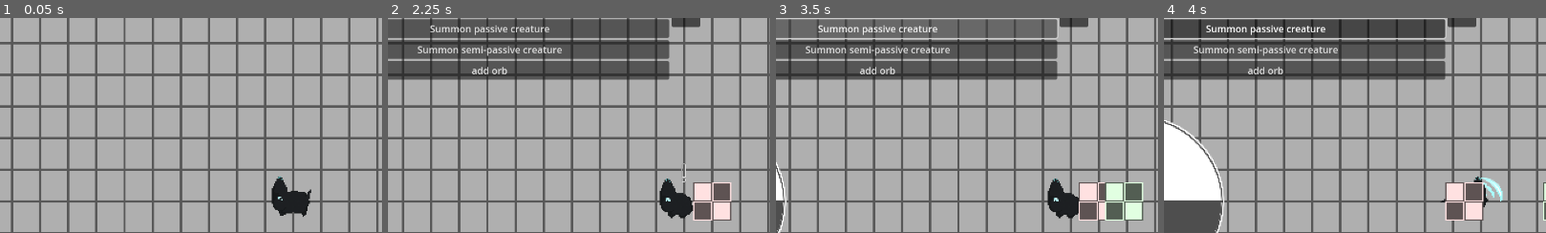
Above: before the commit, frames 1-4 (left to right).
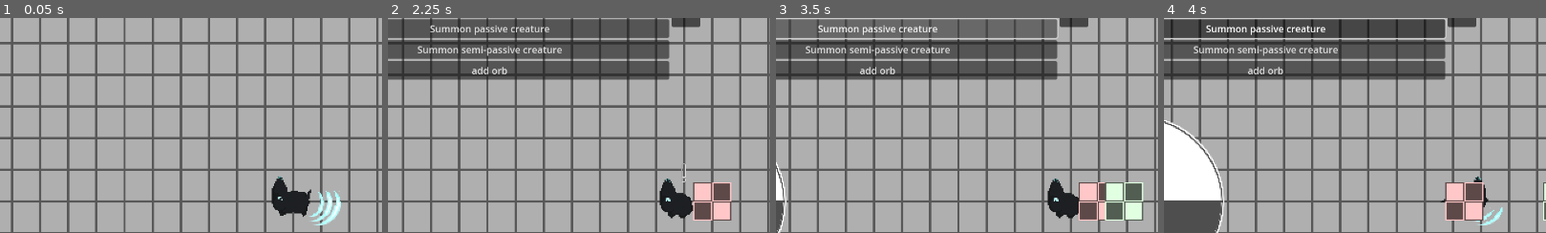
Above: after the commit, the same moments.

Repository: deerformera/neruka
Game: Godot game, scene res://worlds/world.tscn
Same seed, same stepped clock (60 frames per second), same inputs: the game is played once before the commit and once after it.
Inputs (mouse positions are % of the whole screen's width and height, from its top left):
- Up to frame 1 (0.05 s): no input
- Up to frame 2 (2.25 s): click ">" at 0.5 s; click (50, 50) at 1.25 s; click "Summon active creature" at 2 s
- Up to frame 3 (3.5 s): click "Summon passive creature" at 2.75 s
- Up to frame 4 (4 s): move the mouse to (72, 45) at 3.52 s; hold D (n_right) from 3.53 s (still down); hold Space (n_attack) from 3.53 s (still down)
The pictures show only the part of the screen within x 12-62%, y 7-57%; the shares and areas given below are measured in that part.

The runs differ from the first frame. In frame 1, 0.6% of the frame differs, in the area x 81-90%, y 80-97%; in frame 2, 0.8%; in frame 3, 0.5%; in frame 4, 1.2%, in the area x 73-89%, y 74-97%.

Commit message:
equipment effect

Diff:
--- /dev/null
+++ b/assets/damage_output.tscn
@@ -0,0 +1,26 @@
+[gd_scene load_steps=2 format=3 uid="uid://bde7r7j1jg3vh"]
+
+[sub_resource type="GDScript" id="GDScript_1sljn"]
+script/source = "extends Node2D
+
+func _ready():
+	var tw = create_tween()
+	tw.finished.connect(func(): queue_free())
+	tw.tween_property(self, \"position:y\", position.y - 20, 0.2).set_ease(Tween.EASE_OUT).set_trans(Tween.TRANS_CIRC)
+	tw.play()
+"
+
+[node name="DamageOutput" type="Node2D"]
+scale = Vector2(0.5, 0.5)
+script = SubResource("GDScript_1sljn")
+
+[node name="Label" type="Label" parent="."]
+anchors_preset = 15
+anchor_right = 1.0
+anchor_bottom = 1.0
+grow_horizontal = 2
+grow_vertical = 2
+size_flags_horizontal = 4
+theme_override_colors/font_outline_color = Color(0, 0, 0, 1)
+theme_override_constants/outline_size = 2
+text = "Lorem"
--- a/assets/equipment_item.tscn
+++ b/assets/equipment_item.tscn
@@ -4,19 +4,20 @@
 script/source = "extends HBoxContainer
 
 func set_item(type, id):
-	$Label.text = str(id)
-	$Button.pressed.connect(func():
-		Player.equipped[type] = id)
+	$ItemButton.text = str(id)
+	$UseButton.pressed.connect(func():
+		Player.equip(type, id))
 "
 
 [node name="EquipmentItem" type="HBoxContainer"]
 script = SubResource("GDScript_2wy32")
 
-[node name="Label" type="Label" parent="."]
+[node name="ItemButton" type="Button" parent="."]
 layout_mode = 2
 size_flags_horizontal = 3
+focus_mode = 0
 
-[node name="Button" type="Button" parent="."]
+[node name="UseButton" type="Button" parent="."]
 custom_minimum_size = Vector2(48, 48)
 layout_mode = 2
 focus_mode = 0
--- a/assets/indicator_boss.tscn
+++ b/assets/indicator_boss.tscn
@@ -18,6 +18,7 @@
 anchor_bottom = 1.0
 grow_horizontal = 2
 grow_vertical = 2
+mouse_filter = 2
 theme_override_constants/margin_left = 200
 theme_override_constants/margin_top = 50
 theme_override_constants/margin_right = 200
--- /dev/null
+++ b/assets/modules/ability.json
@@ -0,0 +1,4 @@
+{
+	"1": "",
+	"2": ""
+}
--- /dev/null
+++ b/assets/modules/claw.json
@@ -0,0 +1,4 @@
+{
+	"1": "Increase damage",
+	"2": "Increase size"
+}
--- /dev/null
+++ b/assets/modules/claw1.gd
@@ -0,0 +1,7 @@
+extends Node
+
+func _ready():
+	$"../..".damage += 10
+
+func _exit_tree():
+	$"../..".damage -= 10
--- /dev/null
+++ b/assets/modules/claw2.gd
@@ -0,0 +1,11 @@
+extends Node
+
+func _ready():
+	$"../../AttackArea/CollisionShape2D".shape.size *= 2
+	$"../../AttackArea/CollisionShape2D".position.x *= 2
+	$"../../SlashSprite".scale *= 2
+
+func _exit_tree():
+	$"../../AttackArea/CollisionShape2D".shape.size /= 2
+	$"../../AttackArea/CollisionShape2D".position.x /= 2
+	$"../../SlashSprite".scale /= 2
--- /dev/null
+++ b/assets/modules/consumable.json
@@ -0,0 +1,4 @@
+{
+	"1": "",
+	"2": ""
+}
--- /dev/null
+++ b/assets/modules/sight.json
@@ -0,0 +1,4 @@
+{
+	"1":"",
+	"2":""
+}
--- /dev/null
+++ b/assets/modules/sight1.gd
@@ -0,0 +1,7 @@
+extends Node
+
+func _ready():
+	$"../../Camera2D".zoom -= Vector2(0.5, 0.5)
+
+func _exit_tree():
+	$"../../Camera2D".zoom += Vector2(0.5, 0.5)
--- /dev/null
+++ b/assets/modules/sight2.gd
@@ -0,0 +1 @@
+extends Node
--- a/characters/cat/cat.gd
+++ b/characters/cat/cat.gd
@@ -1,12 +1,11 @@
 extends CharacterBody2D
 
 signal damaged
-signal pick
 
 @export_category("Properties")
-@export_range(0, 9999) var health = 1
+@export_range(0, 9999) var health = 10
 @export_range(0, 9999) var damage = 1
-@export_range(0, 9999) var speed = 1
+@export_range(0, 9999) var speed = 200
 
 @onready var animstate: AnimationNodeStateMachinePlayback = $AnimationTree.get("parameters/playback")
 @onready var tween: Tween
@@ -14,22 +13,18 @@
 	$LeapSprite.scale = Vector2(0, 1)
 	$LeapSprite.visible = true
 	create_tween().tween_property($LeapSprite, "scale", Vector2(1, 1), 0.25).set_trans(Tween.TRANS_CIRC).set_ease(Tween.EASE_OUT))
-@onready var slash = preload("res://assets/slash.tscn")
 
 var velocity_static: Vector2
 var charge = false
 
 func _ready():
+	equipment()
+
 	self.damaged.connect(func(value: int):
 		animstate.travel("hurt")
 		velocity = Vector2.ZERO
 		self.health -= value
 		if self.health <= 0: self.die())
-
-	var t = Utils.create_timer(self, 1, func(): print(Player.perks_equipped))
-#	var t = Utils.create_timer(self, 1, func(): print("health: ",health, " - ", "speed: ", speed))
-	t.one_shot = false
-#	t.start()
 
 func _physics_process(_delta):
 	match animstate.get_current_node():
@@ -81,15 +76,21 @@
 			if event.is_action_pressed("n_attack"):
 				animstate.travel("attack1")
 
-
 func attack():
 	tween = create_tween()
 	tween.tween_property(self, "global_position", global_position + velocity_static * 10, 0.1).set_ease(Tween.EASE_OUT).set_trans(Tween.TRANS_EXPO)
 	await get_tree().create_timer(0.05).timeout
 	$AttackArea/CollisionShape2D.disabled = false
-	add_child(slash.instantiate())
+	$SlashSprite.show()
 	await get_tree().create_timer(0.05).timeout
 	$AttackArea/CollisionShape2D.disabled = true
 
 func die():
 	queue_free()
+
+func equipment():
+	$Equipment.get_children().map(func(node): node.queue_free())
+	for type in Player.equipped:
+		if Player.equipped[type] != 0:
+			var eq = load("res://assets/modules/"+type+str(Player.equipped[type])+".gd")
+			$Equipment.add_child(eq.new())
--- a/characters/cat/cat.tscn
+++ b/characters/cat/cat.tscn
@@ -1,9 +1,67 @@
-[gd_scene load_steps=118 format=3 uid="uid://b7mbrqybxoisl"]
+[gd_scene load_steps=125 format=3 uid="uid://b7mbrqybxoisl"]
 
 [ext_resource type="Script" path="res://characters/cat/cat.gd" id="1_in7u4"]
 [ext_resource type="Texture2D" uid="uid://cpymps6ec432t" path="res://characters/cat/cat.png" id="1_y0c4x"]
+[ext_resource type="Texture2D" uid="uid://byy86dpfgkvug" path="res://assets/textures/slash.png" id="3_71yno"]
 
 [sub_resource type="RectangleShape2D" id="RectangleShape2D_pkkab"]
+
+[sub_resource type="Gradient" id="Gradient_6oaxl"]
+colors = PackedColorArray(1, 1, 1, 0, 0.423529, 1, 1, 1)
+
+[sub_resource type="GradientTexture2D" id="GradientTexture2D_ik01q"]
+gradient = SubResource("Gradient_6oaxl")
+width = 150
+height = 40
+
+[sub_resource type="AtlasTexture" id="AtlasTexture_ibrfy"]
+atlas = ExtResource("3_71yno")
+region = Rect2(0, 0, 40, 40)
+
+[sub_resource type="AtlasTexture" id="AtlasTexture_pr1m3"]
+atlas = ExtResource("3_71yno")
+region = Rect2(40, 0, 40, 40)
+
+[sub_resource type="AtlasTexture" id="AtlasTexture_gqslq"]
+atlas = ExtResource("3_71yno")
+region = Rect2(80, 0, 40, 40)
+
+[sub_resource type="AtlasTexture" id="AtlasTexture_gbiwf"]
+atlas = ExtResource("3_71yno")
+region = Rect2(120, 0, 40, 40)
+
+[sub_resource type="SpriteFrames" id="SpriteFrames_aksuy"]
+animations = [{
+"frames": [{
+"duration": 1.0,
+"texture": SubResource("AtlasTexture_ibrfy")
+}, {
+"duration": 1.0,
+"texture": SubResource("AtlasTexture_pr1m3")
+}, {
+"duration": 1.0,
+"texture": SubResource("AtlasTexture_gqslq")
+}, {
+"duration": 1.0,
+"texture": SubResource("AtlasTexture_gbiwf")
+}],
+"loop": false,
+"name": &"default",
+"speed": 40.0
+}]
+
+[sub_resource type="GDScript" id="GDScript_slu4p"]
+script/source = "extends AnimatedSprite2D
+
+func _ready():
+	animation_finished.connect(func(): hide())
+	draw.connect(func():
+		self.rotation = get_parent().velocity_static.angle()
+		self.flip_v = false
+		self.play()
+		if get_parent().animstate.get_current_node() == \"attack2\":
+			flip_v = true)
+"
 
 [sub_resource type="Animation" id="Animation_helbl"]
 resource_name = "attack1_down"
@@ -1305,22 +1363,16 @@
 [sub_resource type="RectangleShape2D" id="RectangleShape2D_xv3rt"]
 size = Vector2(40, 40)
 
-[sub_resource type="Gradient" id="Gradient_6oaxl"]
-colors = PackedColorArray(1, 1, 1, 0, 0.423529, 1, 1, 1)
-
-[sub_resource type="GradientTexture2D" id="GradientTexture2D_ik01q"]
-gradient = SubResource("Gradient_6oaxl")
-width = 150
-height = 40
-
 [node name="Cat" type="CharacterBody2D" groups=["cat"]]
 collision_layer = 2
 collision_mask = 7
 script = ExtResource("1_in7u4")
-speed = 200
 
 [node name="CollisionShape" type="CollisionShape2D" parent="."]
 shape = SubResource("RectangleShape2D_pkkab")
+
+[node name="Camera2D" type="Camera2D" parent="."]
+zoom = Vector2(2, 2)
 
 [node name="Sprite2D" type="Sprite2D" parent="."]
 texture_filter = 1
@@ -1328,7 +1380,20 @@
 texture = ExtResource("1_y0c4x")
 hframes = 10
 vframes = 40
-frame = 76
+frame = 72
+
+[node name="LeapSprite" type="Sprite2D" parent="."]
+visible = false
+texture = SubResource("GradientTexture2D_ik01q")
+centered = false
+offset = Vector2(0, -20)
+
+[node name="SlashSprite" type="AnimatedSprite2D" parent="."]
+show_behind_parent = true
+sprite_frames = SubResource("SpriteFrames_aksuy")
+autoplay = "default"
+offset = Vector2(20, 0)
+script = SubResource("GDScript_slu4p")
 
 [node name="AnimationPlayer" type="AnimationPlayer" parent="."]
 root_node = NodePath("../AnimationTree")
@@ -1349,9 +1414,6 @@
 parameters/normal/walk/blend_position = Vector2(-0.840128, 0.781659)
 script = SubResource("GDScript_5ud76")
 
-[node name="Camera2D" type="Camera2D" parent="."]
-zoom = Vector2(2, 2)
-
 [node name="AttackArea" type="Area2D" parent="."]
 collision_layer = 0
 collision_mask = 4
@@ -1380,8 +1442,4 @@
 position = Vector2(20, 0)
 shape = SubResource("RectangleShape2D_xv3rt")
 
-[node name="LeapSprite" type="Sprite2D" parent="."]
-visible = false
-texture = SubResource("GradientTexture2D_ik01q")
-centered = false
-offset = Vector2(0, -20)
+[node name="Equipment" type="Node" parent="."]
--- a/characters/dummy/dummy.gd
+++ b/characters/dummy/dummy.gd
@@ -9,9 +9,13 @@
 @export_range(0, 9999) var speed = 1
 
 @onready var animstate: AnimationNodeStateMachinePlayback = $AnimationTree.get("parameters/playback")
+@onready var damage_output = preload("res://assets/damage_output.tscn")
 
 func _ready():
 	self.damaged.connect(func(value):
+		var output = damage_output.instantiate()
+		output.get_node("Label").text = str(value)
+		add_child(output)
 		animstate.travel("hurt"))
 
 	self.knocked.connect(func(value: Vector2):
--- a/characters/dummy/dummy_active.tscn
+++ b/characters/dummy/dummy_active.tscn
@@ -11,31 +11,31 @@
 resource_name = "chase"
 length = 3.0
 loop_mode = 1
-tracks/0/type = "value"
+tracks/0/type = "method"
 tracks/0/imported = false
 tracks/0/enabled = true
-tracks/0/path = NodePath("Sprite2D:self_modulate")
+tracks/0/path = NodePath("DetectArea")
 tracks/0/interp = 1
 tracks/0/loop_wrap = true
 tracks/0/keys = {
-"times": PackedFloat32Array(0),
-"transitions": PackedFloat32Array(1),
-"update": 0,
-"values": [Color(1, 0.882353, 0.882353, 1)]
-}
-tracks/1/type = "method"
-tracks/1/imported = false
-tracks/1/enabled = true
-tracks/1/path = NodePath("DetectArea")
-tracks/1/interp = 1
-tracks/1/loop_wrap = true
-tracks/1/keys = {
 "times": PackedFloat32Array(3),
 "transitions": PackedFloat32Array(1),
 "values": [{
 "args": [],
 "method": &"detect"
 }]
+}
+tracks/1/type = "value"
+tracks/1/imported = false
+tracks/1/enabled = true
+tracks/1/path = NodePath("Sprite2D:modulate")
+tracks/1/interp = 1
+tracks/1/loop_wrap = true
+tracks/1/keys = {
+"times": PackedFloat32Array(0),
+"transitions": PackedFloat32Array(1),
+"update": 0,
+"values": [Color(1, 0.882353, 0.882353, 1)]
 }
 
 [sub_resource type="Animation" id="Animation_wwx8v"]
@@ -44,7 +44,7 @@
 tracks/0/type = "value"
 tracks/0/imported = false
 tracks/0/enabled = true
-tracks/0/path = NodePath("Sprite2D:self_modulate")
+tracks/0/path = NodePath("Sprite2D:modulate")
 tracks/0/interp = 1
 tracks/0/loop_wrap = true
 tracks/0/keys = {
@@ -59,7 +59,7 @@
 tracks/0/type = "value"
 tracks/0/imported = false
 tracks/0/enabled = true
-tracks/0/path = NodePath("Sprite2D:self_modulate")
+tracks/0/path = NodePath("Sprite2D:modulate")
 tracks/0/interp = 1
 tracks/0/loop_wrap = true
 tracks/0/keys = {
@@ -74,7 +74,7 @@
 tracks/0/type = "value"
 tracks/0/imported = false
 tracks/0/enabled = true
-tracks/0/path = NodePath("Sprite2D:self_modulate")
+tracks/0/path = NodePath("Sprite2D:modulate")
 tracks/0/interp = 1
 tracks/0/loop_wrap = true
 tracks/0/keys = {
@@ -98,8 +98,8 @@
 [sub_resource type="AnimationNodeAnimation" id="AnimationNodeAnimation_40ut7"]
 animation = &"hurt"
 
-[sub_resource type="AnimationNodeAnimation" id="AnimationNodeAnimation_0r1ta"]
-animation = &"normal"
+[sub_resource type="AnimationNodeAnimation" id="AnimationNodeAnimation_b3wdq"]
+animation = &"knock"
 
 [sub_resource type="AnimationNodeAnimation" id="AnimationNodeAnimation_7jle6"]
 animation = &"normal"
@@ -115,28 +115,26 @@
 switch_mode = 2
 advance_mode = 2
 
-[sub_resource type="AnimationNodeStateMachineTransition" id="AnimationNodeStateMachineTransition_25qrn"]
-switch_mode = 2
-advance_mode = 2
-
-[sub_resource type="AnimationNodeStateMachineTransition" id="AnimationNodeStateMachineTransition_il3qc"]
-
 [sub_resource type="AnimationNodeStateMachineTransition" id="AnimationNodeStateMachineTransition_s2hbl"]
 
 [sub_resource type="AnimationNodeStateMachineTransition" id="AnimationNodeStateMachineTransition_c3mjp"]
 
-[sub_resource type="AnimationNodeStateMachineTransition" id="AnimationNodeStateMachineTransition_6unaj"]
+[sub_resource type="AnimationNodeStateMachineTransition" id="AnimationNodeStateMachineTransition_i4mwc"]
+switch_mode = 2
+advance_mode = 2
+
+[sub_resource type="AnimationNodeStateMachineTransition" id="AnimationNodeStateMachineTransition_45et8"]
 
 [sub_resource type="AnimationNodeStateMachine" id="AnimationNodeStateMachine_a7ngy"]
 states/chase/node = SubResource("AnimationNodeAnimation_kn8ci")
 states/chase/position = Vector2(525, 100)
 states/hurt/node = SubResource("AnimationNodeAnimation_40ut7")
 states/hurt/position = Vector2(525, 19)
-states/knock/node = SubResource("AnimationNodeAnimation_0r1ta")
-states/knock/position = Vector2(525, 182)
+states/knock/node = SubResource("AnimationNodeAnimation_b3wdq")
+states/knock/position = Vector2(525, 171)
 states/normal/node = SubResource("AnimationNodeAnimation_7jle6")
 states/normal/position = Vector2(343, 100)
-transitions = ["Start", "normal", SubResource("AnimationNode …(222 unchanged characters)… ionNodeStateMachineTransition_wwluo"), "knock", "chase", SubResource("AnimationNodeStateMachineTransition_25qrn"), "normal", "knock", SubResource("AnimationNodeStateMachineTransition_il3qc"), "normal", "hurt", SubResource("AnimationNodeStateMachineTransition_s2hbl"), "chase", "hurt", SubResource("AnimationNodeStateMachineTransition_c3mjp"), "chase", "knock", SubResource("AnimationNodeStateMachineTransition_6unaj")]
+transitions = ["Start", "normal", SubResource("AnimationNode …(222 unchanged characters)… ionNodeStateMachineTransition_wwluo"), "normal", "hurt", SubResource("AnimationNodeStateMachineTransition_s2hbl"), "chase", "hurt", SubResource("AnimationNodeStateMachineTransition_c3mjp"), "knock", "chase", SubResource("AnimationNodeStateMachineTransition_i4mwc"), "chase", "knock", SubResource("AnimationNodeStateMachineTransition_45et8")]
 graph_offset = Vector2(-12, -21)
 
 [sub_resource type="AnimationNodeStateMachinePlayback" id="AnimationNodeStateMachinePlayback_5gv62"]
@@ -172,6 +170,7 @@
 shape = SubResource("RectangleShape2D_iuxgq")
 
 [node name="Sprite2D" type="Sprite2D" parent="."]
+modulate = Color(1, 0.882353, 0.882353, 1)
 self_modulate = Color(1, 0.882353, 0.882353, 1)
 texture = ExtResource("1_j76go")
 
--- a/characters/shop/shop.gd
+++ b/characters/shop/shop.gd
@@ -12,7 +12,7 @@
 	},
 	{
 		"type": "sight",
-		"id": 2,
+		"id": 1,
 		"price": [1, 2]
 	},
 	{
--- a/worlds/player.gd
+++ b/worlds/player.gd
@@ -1,10 +1,10 @@
 extends Node
 
 var equipment: Dictionary = {
-	"sight": [1,2,3,4],
-	"consumable": [1,2,3,4],
-	"claw": [2,3,4],
-	"ability": [1,2,3,4]
+	"sight": [],
+	"consumable": [],
+	"claw": [],
+	"ability": []
 }
 
 var equipped: Dictionary = {
@@ -32,6 +32,10 @@
 				return true
 	return false
 
+func equip(type: String, id: int):
+	equipped[type] = id
+	get_tree().get_first_node_in_group("cat").equipment()
+
 func buy(item: Dictionary):
 	for orb in orbs:
 		if orb[0] == item.price[0] && orb[1] >= item.price[1]:
--- a/worlds/player.tscn
+++ b/worlds/player.tscn
@@ -25,28 +25,6 @@
 func _physics_process(_delta):
 	$VB/Label0.text = str(Player.orbs)
 	$VB/Label1.text = str(Player.equipment)
-"
-
-[sub_resource type="GDScript" id="GDScript_vggsb"]
-resource_name = "Shop"
-script/source = "extends PanelContainer
-
-var shop_item = preload(\"res://assets/shop_item.tscn\")
-var shop_list: Array
-
-func set_item(val):
-	shop_list = val
-	$VB/Button.pressed.connect(func():
-		$VB/VB.get_children().map(func(item):
-			item.queue_free()
-			self.hide()))
-
-	for list in shop_list:
-		var item = shop_item.instantiate()
-		item.item = list
-		$VB/VB.add_child(item)
-
-	self.show()
 "
 
 [sub_resource type="GDScript" id="GDScript_7yfqb"]
@@ -77,6 +55,28 @@
 		)
 "
 
+[sub_resource type="GDScript" id="GDScript_vggsb"]
+resource_name = "Shop"
+script/source = "extends PanelContainer
+
+var shop_item = preload(\"res://assets/shop_item.tscn\")
+var shop_list: Array
+
+func set_item(val):
+	shop_list = val
+	$VB/Button.pressed.connect(func():
+		$VB/VB.get_children().map(func(item):
+			item.queue_free()
+			self.hide()))
+
+	for list in shop_list:
+		var item = shop_item.instantiate()
+		item.item = list
+		$VB/VB.add_child(item)
+
+	self.show()
+"
+
 [sub_resource type="GDScript" id="GDScript_c2w07"]
 resource_name = "Equipment"
 script/source = "extends MarginContainer
@@ -93,9 +93,16 @@
 		var item = load(\"res://assets/equipment_item.tscn\")
 		item = item.instantiate()
 		item.set_item(type, id)
-		$P/VB/M/HB/EquipmentList.add_child(item)
+		item.get_node(\"ItemButton\").pressed.connect(func():
+			var data = JSON.parse_string(FileAccess.open(\"res://assets/modules/\"+type+\".json\", FileAccess.READ).get_as_text())
+			$P/VB/M/HB/Label.text = data[str(id)]
+
 		)
-"
+		$P/VB/M/HB/EquipmentList.add_child(item))
+"
+
+[sub_resource type="StyleBoxFlat" id="StyleBoxFlat_cen4y"]
+bg_color = Color(0, 0, 0, 0.223529)
 
 [node name="Player" type="CanvasLayer"]
 script = ExtResource("1_101xg")
@@ -145,6 +152,88 @@
 size_flags_vertical = 0
 mouse_filter = 1
 
+[node name="EquipmentButton" type="CenterContainer" parent="M"]
+layout_mode = 2
+mouse_filter = 2
+script = SubResource("GDScript_7yfqb")
+
+[node name="VBoxContainer" type="VBoxContainer" parent="M/EquipmentButton"]
+layout_mode = 2
+
+[node name="Sight" type="Panel" parent="M/EquipmentButton/VBoxContainer" groups=["sub"]]
+custom_minimum_size = Vector2(192, 192)
+layout_mode = 2
+size_flags_horizontal = 4
+mouse_filter = 1
+
+[node name="Label" type="Label" parent="M/EquipmentButton/VBoxContainer/Sight"]
+layout_mode = 1
+anchors_preset = 15
+anchor_right = 1.0
+anchor_bottom = 1.0
+grow_horizontal = 2
+grow_vertical = 2
+horizontal_alignment = 1
+vertical_alignment = 1
+
+[node name="HB" type="HBoxContainer" parent="M/EquipmentButton/VBoxContainer"]
+layout_mode = 2
+
+[node name="Claw" type="Panel" parent="M/EquipmentButton/VBoxContainer/HB" groups=["sub"]]
+custom_minimum_size = Vector2(192, 192)
+layout_mode = 2
+mouse_filter = 1
+
+[node name="Label" type="Label" parent="M/EquipmentButton/VBoxContainer/HB/Claw"]
+layout_mode = 1
+anchors_preset = 15
+anchor_right = 1.0
+anchor_bottom = 1.0
+grow_horizontal = 2
+grow_vertical = 2
+horizontal_alignment = 1
+vertical_alignment = 1
+
+[node name="Center" type="Button" parent="M/EquipmentButton/VBoxContainer/HB"]
+custom_minimum_size = Vector2(192, 192)
+layout_mode = 2
+focus_mode = 0
+mouse_filter = 1
+action_mode = 0
+keep_pressed_outside = true
+flat = true
+
+[node name="Consumable" type="Panel" parent="M/EquipmentButton/VBoxContainer/HB" groups=["sub"]]
+custom_minimum_size = Vector2(192, 192)
+layout_mode = 2
+mouse_filter = 1
+
+[node name="Label" type="Label" parent="M/EquipmentButton/VBoxContainer/HB/Consumable"]
+layout_mode = 1
+anchors_preset = 15
+anchor_right = 1.0
+anchor_bottom = 1.0
+grow_horizontal = 2
+grow_vertical = 2
+horizontal_alignment = 1
+vertical_alignment = 1
+
+[node name="Ability" type="Panel" parent="M/EquipmentButton/VBoxContainer" groups=["sub"]]
+custom_minimum_size = Vector2(192, 192)
+layout_mode = 2
+size_flags_horizontal = 4
+mouse_filter = 1
+
+[node name="Label" type="Label" parent="M/EquipmentButton/VBoxContainer/Ability"]
+layout_mode = 1
+anchors_preset = 15
+anchor_right = 1.0
+anchor_bottom = 1.0
+grow_horizontal = 2
+grow_vertical = 2
+horizontal_alignment = 1
+vertical_alignment = 1
+
 [node name="Shop" type="PanelContainer" parent="M"]
 visible = false
 layout_mode = 2
@@ -168,88 +257,6 @@
 size_flags_horizontal = 4
 size_flags_vertical = 0
 alignment = 1
-
-[node name="EquipmentButton" type="CenterContainer" parent="M"]
-layout_mode = 2
-mouse_filter = 2
-script = SubResource("GDScript_7yfqb")
-
-[node name="VBoxContainer" type="VBoxContainer" parent="M/EquipmentButton"]
-layout_mode = 2
-
-[node name="Sight" type="Panel" parent="M/EquipmentButton/VBoxContainer" groups=["sub"]]
-custom_minimum_size = Vector2(192, 192)
-layout_mode = 2
-size_flags_horizontal = 4
-mouse_filter = 1
-
-[node name="Label" type="Label" parent="M/EquipmentButton/VBoxContainer/Sight"]
-layout_mode = 1
-anchors_preset = 15
-anchor_right = 1.0
-anchor_bottom = 1.0
-grow_horizontal = 2
-grow_vertical = 2
-horizontal_alignment = 1
-vertical_alignment = 1
-
-[node name="HB" type="HBoxContainer" parent="M/EquipmentButton/VBoxContainer"]
-layout_mode = 2
-
-[node name="Claw" type="Panel" parent="M/EquipmentButton/VBoxContainer/HB" groups=["sub"]]
-custom_minimum_size = Vector2(192, 192)
-layout_mode = 2
-mouse_filter = 1
-
-[node name="Label" type="Label" parent="M/EquipmentButton/VBoxContainer/HB/Claw"]
-layout_mode = 1
-anchors_preset = 15
-anchor_right = 1.0
-anchor_bottom = 1.0
-grow_horizontal = 2
-grow_vertical = 2
-horizontal_alignment = 1
-vertical_alignment = 1
-
-[node name="Center" type="Button" parent="M/EquipmentButton/VBoxContainer/HB"]
-custom_minimum_size = Vector2(192, 192)
-layout_mode = 2
-focus_mode = 0
-mouse_filter = 1
-action_mode = 0
-keep_pressed_outside = true
-flat = true
-
-[node name="Consumable" type="Panel" parent="M/EquipmentButton/VBoxContainer/HB" groups=["sub"]]
-custom_minimum_size = Vector2(192, 192)
-layout_mode = 2
-mouse_filter = 1
-
-[node name="Label" type="Label" parent="M/EquipmentButton/VBoxContainer/HB/Consumable"]
-layout_mode = 1
-anchors_preset = 15
-anchor_right = 1.0
-anchor_bottom = 1.0
-grow_horizontal = 2
-grow_vertical = 2
-horizontal_alignment = 1
-vertical_alignment = 1
-
-[node name="Ability" type="Panel" parent="M/EquipmentButton/VBoxContainer" groups=["sub"]]
-custom_minimum_size = Vector2(192, 192)
-layout_mode = 2
-size_flags_horizontal = 4
-mouse_filter = 1
-
-[node name="Label" type="Label" parent="M/EquipmentButton/VBoxContainer/Ability"]
-layout_mode = 1
-anchors_preset = 15
-anchor_right = 1.0
-anchor_bottom = 1.0
-grow_horizontal = 2
-grow_vertical = 2
-horizontal_alignment = 1
-vertical_alignment = 1
 
 [node name="Equipment" type="MarginContainer" parent="M"]
 visible = false
@@ -303,6 +310,9 @@
 size_flags_horizontal = 3
 size_flags_vertical = 1
 mouse_filter = 1
+theme_override_styles/normal = SubResource("StyleBoxFlat_cen4y")
+horizontal_alignment = 1
+vertical_alignment = 1
 
 [node name="EquipmentList" type="VBoxContainer" parent="M/Equipment/P/VB/M/HB"]
 layout_mode = 2
--- a/worlds/world.tscn
+++ b/worlds/world.tscn
@@ -47,7 +47,6 @@
 
 [node name="Cat" parent="." instance=ExtResource("1_07w7r")]
 collision_mask = 15
-health = 10
 
 [node name="Flor" parent="." instance=ExtResource("7_0jjgk")]
 position = Vector2(489, 0)
Not shown: 1 places in characters/dummy/dummy_active.tscn that only renumber resources
Not shown: 1 places in worlds/player.tscn that only renumber resources
